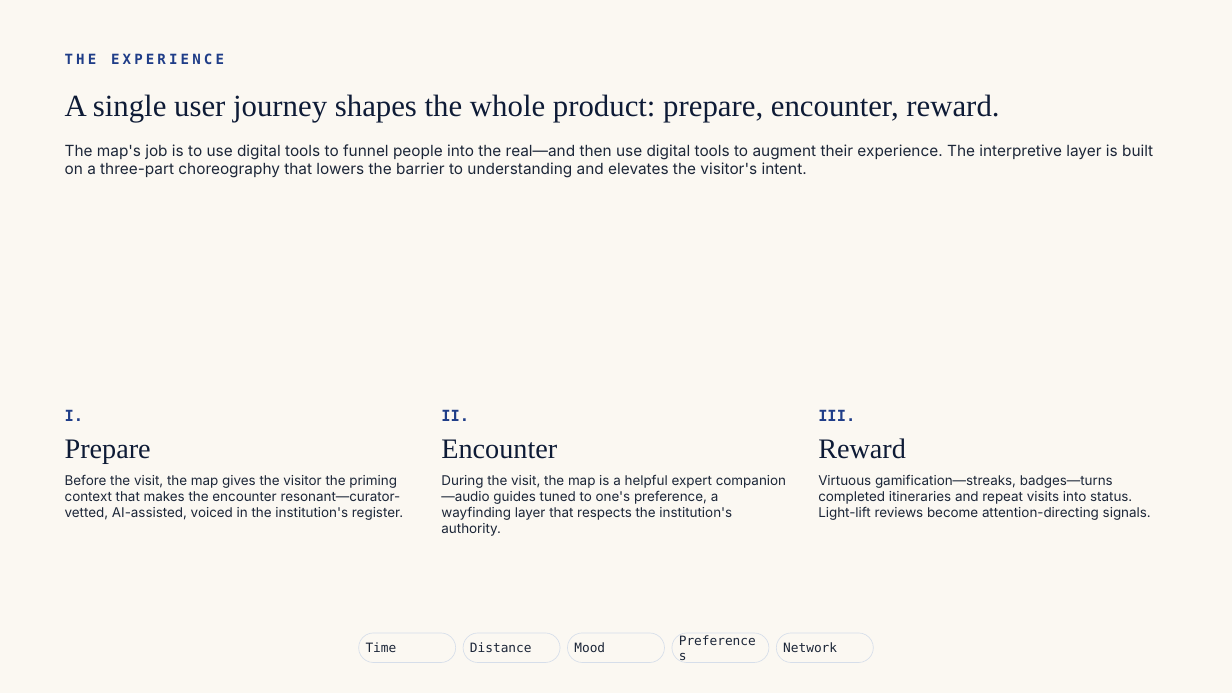
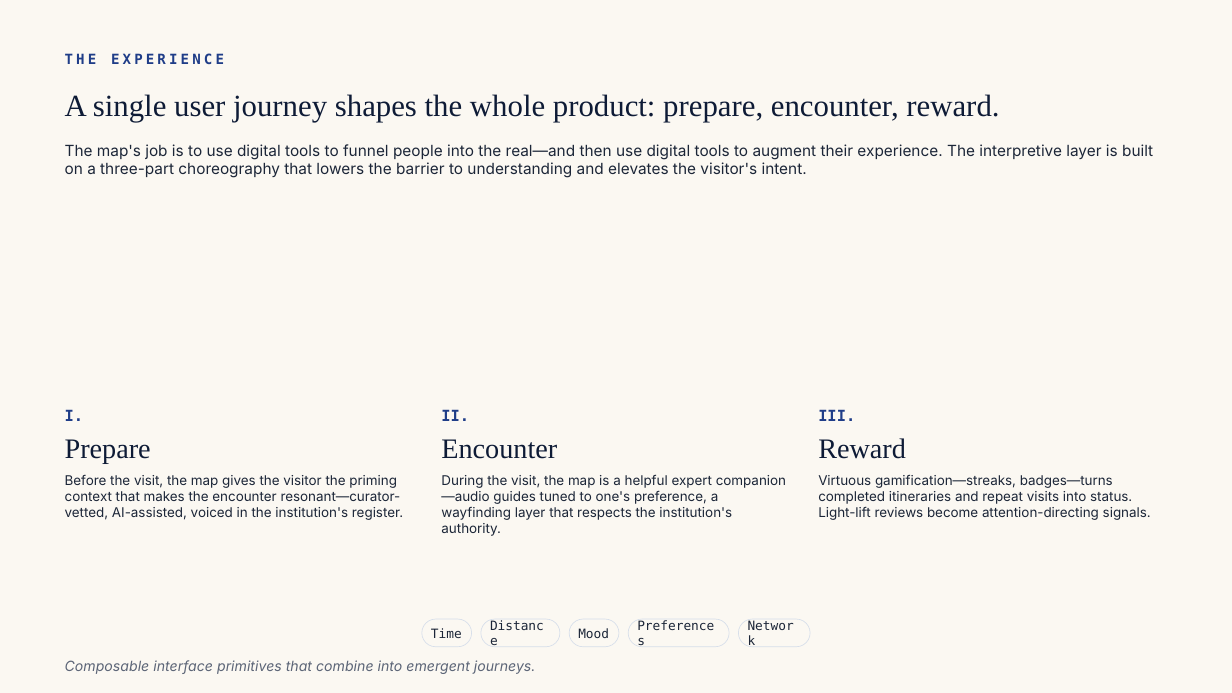
Before and after one commit to amgoldstein6/sf-civic-art-map, a slide deck: slide 6 of sf-civic-art-map.pptx. Drawn at 1232x693 pixels with LibreOffice and Linux fonts; fonts in the diff are those of the drawing. Boxes give left, top, right and bottom in pixels: in the first picture for what was removed or moved away, otherwise in the second. Text is boxed around its words. In the diff, an @@ line names an element or a change of style, - is before the commit and + after.

```diff
--- a/sf-civic-art-map.pptx
+++ b/sf-civic-art-map.pptx
@@ rounded rectangle "Time": place and size @@
-rounded rectangle "Time" at <box>359,633,456,663</box>
+rounded rectangle "Time" at <box>422,619,472,647</box>
@@ rounded rectangle "Distance": place and size @@
-rounded rectangle "Distance" at <box>463,633,560,663</box>
+rounded rectangle "Distance" at <box>481,619,560,647</box>
@@ rounded rectangle "Mood": place and size @@
-rounded rectangle "Mood" at <box>567,633,665,663</box>
+rounded rectangle "Mood" at <box>569,619,619,647</box>
@@ rounded rectangle "Preferences": place and size @@
-rounded rectangle "Preferences" at <box>672,633,769,663</box>
+rounded rectangle "Preferences" at <box>628,619,729,647</box>
@@ rounded rectangle "Network": place and size @@
-rounded rectangle "Network" at <box>776,633,873,663</box>
+rounded rectangle "Network" at <box>738,619,811,647</box>
@@ text added at <box>65,660,535,674</box>, 11 pt, text #5C6577, italic @@
+Composable interface primitives that combine into emergent journeys.
```
Also in this commit, not shown: 1 other slide changed, 1 other file.
